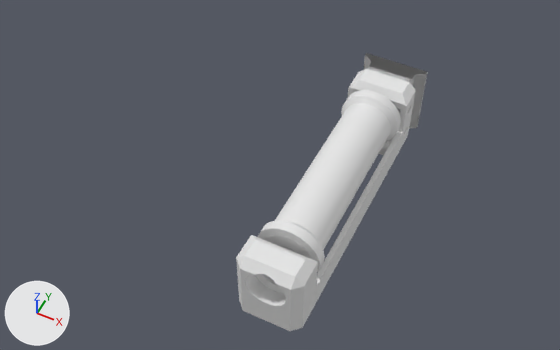
The Blender file generic_spool_holder/generic_spool_holder_v5.blend, before and after one commit.
Rendered twice from a 50 mm lens placed at (85.0, -225.0, 285.0), pointed at (-28.0, 1.0, 2.0). Lighting does not change. The marker at lower left points along +X, +Y and +Z.

Names of what the first picture shows: 'bearing_8_22_7.001', 'dove_tail', 'spool_roller', 'spool_roller_holder'.
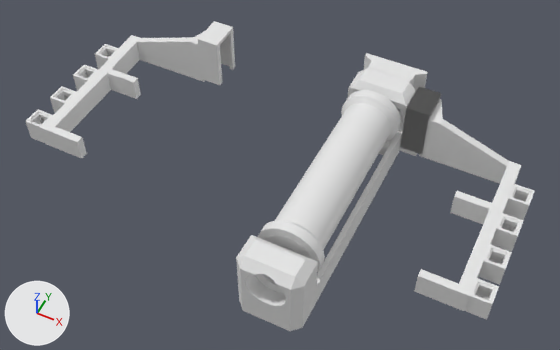
Commit message: added MakerGrid compatible spool guides

ob_clip_holder_applied is not drawn itself; it is used by a modifier of ob_small_spool_align_v3.

Location of each change, (x1, y1, x2, y2) in pixels of the pictures (560 x 350 px):
'small_spool_align_v3', added
    after: (400, 87, 534, 320)
'small_spool_align_v3_mirrored_applied', added
    after: (26, 21, 235, 158)
'ext_dovetail_m4', shown, added
    after: (399, 144, 417, 156)
'dove_tail', hidden
    before: (368, 67, 412, 82)
'dove_tail_slideon', added
    after: (423, 99, 440, 147)

The change, as a list of edits to the scene's bpy script:
```text
Add me_cube_012:
    me_cube_012.from_pydata(...)  # 1258 vertices, 1224 faces; spans x -4.9..64.3, y -85.5..10.5, z -5.5..24.3
Add me_cube_011:
    me_cube_011.from_pydata(...)  # 276 vertices, 288 faces; spans x -5.0..5.0, y -5.0..5.0, z -5.0..7.0
Add me_cube_003:
    me_cube_003.from_pydata(...)  # 80 vertices, 78 faces; spans x 5.5..54.5, y -85.5..10.2, z -5.5..20.5
Add me_cube_006:
    me_cube_006.from_pydata(...)  # 64 vertices, 55 faces; spans x -12.2..-0.5, y -8.8..0.0, z -5.5..22.1
Add me_cube:
    me_cube.from_pydata(...)  # 40 vertices, 32 faces; spans x -5.5..4.0, y -8.6..0.0, z -6.5..21.5
Change ob_dove_tail:
    add ob_dove_tail.hide_set(True)
Add ob_small_spool_align_v3_mirrored_applied:
    ob_small_spool_align_v3_mirrored_applied = bpy.data.objects.new('small_spool_align_v3_mirrored_applied', me_cube_012)
    ob_small_spool_align_v3_mirrored_applied.location = (-95.0, 57.2, 0.4)
    ob_small_spool_align_v3_mirrored_applied.scale = (-1.0, 1.0, 1.0)
Add ob_clip_holder_applied:
    ob_clip_holder_applied = bpy.data.objects.new('clip_holder_applied', me_cube_011)
    ob_clip_holder_applied.parent = ob_small_spool_align_v3
    ob_clip_holder_applied.matrix_parent_inverse = Matrix(((1.0, 0.0, 0.0, -21.0), (0.0, 1.0, 0.0, -57.2), (0.0, 0.0, 1.0, -0.4), (0.0, 0.0, 0.0, 1.0)))
    ob_clip_holder_applied.location = (80.3, -23.0, -0.08)
    _m = ob_clip_holder_applied.modifiers.new('Array', 'ARRAY')
    _m.count = 4
    _m.use_constant_offset = True
    _m.constant_offset_displace = (0.0, 20.0, 0.0)
    _m.use_relative_offset = False
    ob_clip_holder_applied.hide_set(True)
Add ob_small_spool_align_v3:
    ob_small_spool_align_v3 = bpy.data.objects.new('small_spool_align_v3', me_cube_003)
    ob_small_spool_align_v3.location = (21.0, 57.2, 0.4)
    _m = ob_small_spool_align_v3.modifiers.new('Boolean', 'BOOLEAN')
    _m.object = ob_dove_tail_slideon
    _m.operation = 'UNION'
    _m = ob_small_spool_align_v3.modifiers.new('Boolean.001', 'BOOLEAN')
    _m.object = ob_clip_holder_applied
    _m.operation = 'UNION'
Add ob_dove_tail_slideon:
    ob_dove_tail_slideon = bpy.data.objects.new('dove_tail_slideon', me_cube_006)
    ob_dove_tail_slideon.parent = ob_ext_dovetail_m4
    ob_dove_tail_slideon.matrix_parent_inverse = Matrix(((1.0, 0.0, 0.0, -21.0), (0.0, 1.0, 0.0, -58.9), (0.0, 0.0, 1.0, -0.4), (0.0, 0.0, 0.0, 1.0)))
    ob_dove_tail_slideon.location = (28.3, 58.9, 2.2)
    _m = ob_dove_tail_slideon.modifiers.new('Mirror', 'MIRROR')
    _m.use_axis = (False, True, False)
Add ob_ext_dovetail_m4:
    ob_ext_dovetail_m4 = bpy.data.objects.new('ext_dovetail_m4', me_cube)
    ob_ext_dovetail_m4.location = (21.0, 58.9, 0.4)
    _vg = ob_ext_dovetail_m4.vertex_groups.new(name='Group')
    _vg.add([1, 5, 9, 11], 1.0, 'REPLACE')
    _m = ob_ext_dovetail_m4.modifiers.new('Mirror', 'MIRROR')
    _m.use_axis = (False, True, False)
    _m = ob_ext_dovetail_m4.modifiers.new('Boolean', 'BOOLEAN')
    _m.object = ob_cutout_for_nut_mount_wo_align_applied
    _m = ob_ext_dovetail_m4.modifiers.new('Bevel', 'BEVEL')
    _m.width = 1.0
    _m.width_pct = 1.0
    _m.limit_method = 'VGROUP'
    _m.vertex_group = 'Group'
```
